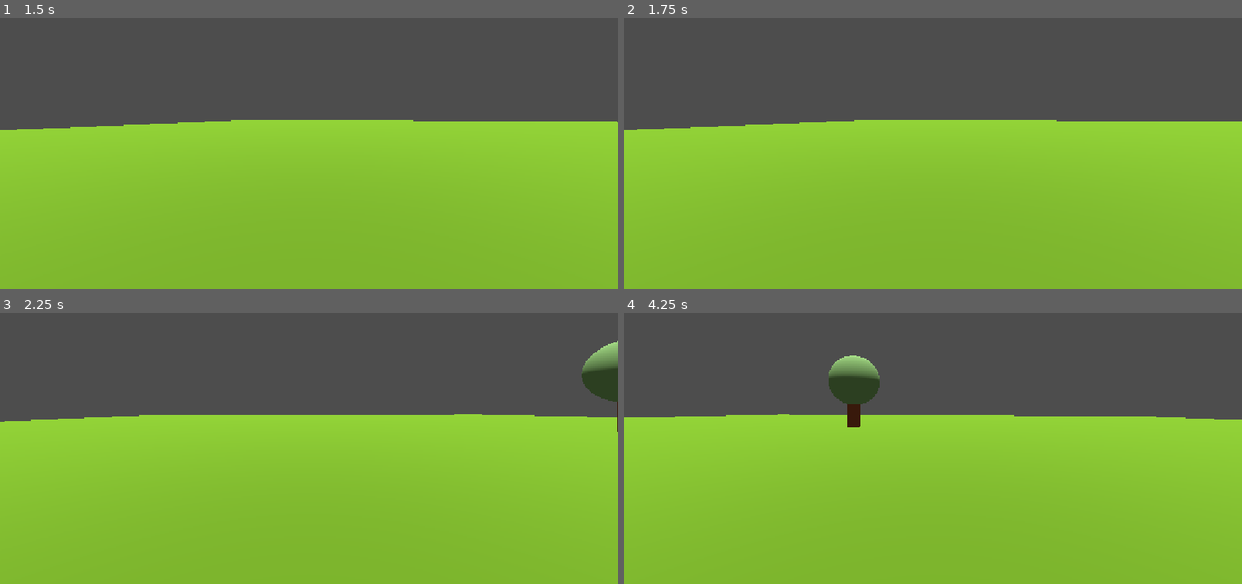
Above: before the commit, frames 1-4 (two rows, left to right).
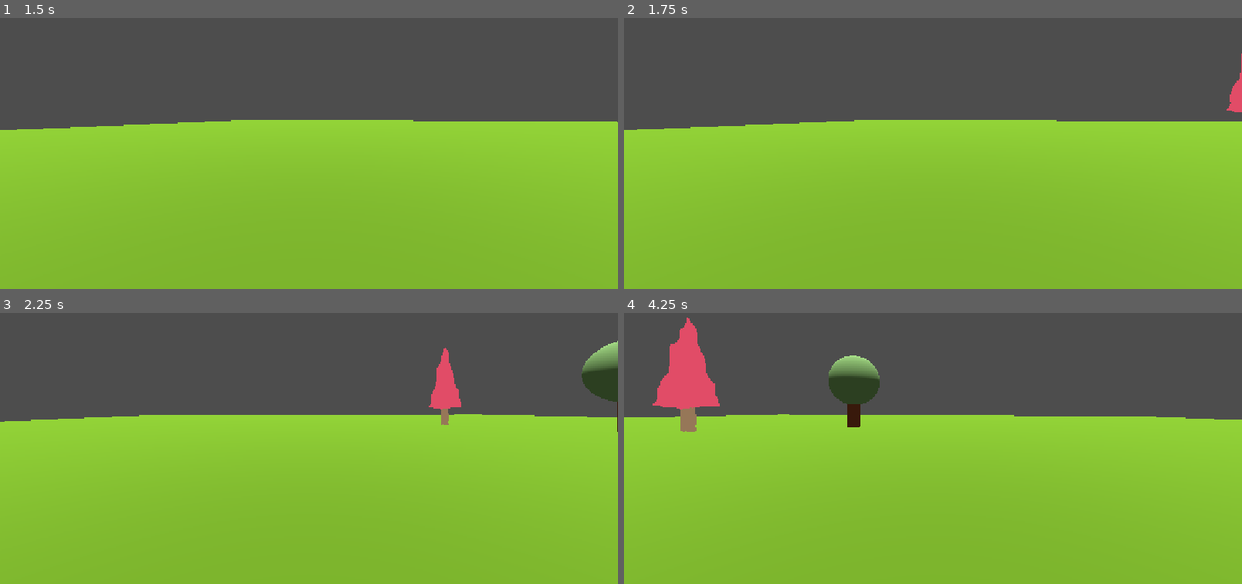
Above: after the commit, the same moments.

Repository: flatweb/gamejam4photo
Game: Godot game, scene res://root.tscn
The game is run twice, just before and just after one commit, with the same random seed, the same clock (stepped at 60 frames per second) and the same inputs.
Inputs:
- Up to frame 1 (1.5 s): tap Enter (ui_accept) at 0.5, 0.77 s; hold Right (right) 0.53-1.28 s; hold Up (front) 0.53-1.28 s; hold Down (back) from 1.28 s (still down); tap Up (front) at 1.35 s
- Up to frame 2 (1.75 s): keep holding Down (back); tap Enter (ui_accept) at 1.52 s
- Up to frame 3 (2.25 s): release Down (back) at 2.03 s; hold Right (right) from 2.03 s (still down); hold Up (front) from 2.03 s (still down)
- Up to frame 4 (4.25 s): release Up (front) at 2.78 s; tap Up (front) at 2.85 s; tap Enter (ui_accept) at 3.02, 3.77 s; release Right (right) at 3.53 s; hold Left (left) from 3.53 s (still down); hold Up (front) from 3.53 s (still down)

Frame 1 is identical in both runs. In frame 2, 0.2% of the frame differs, in the area x 97-100%, y 13-35%; in frame 3, 0.7%; in frame 4, 2.2%, in the area x 4-16%, y 1-44%.

Commit message:
création dossiers, scene sapin2d

Diff:
--- /dev/null
+++ b/ASSETS/SCENES/sapin_2d.tscn
@@ -0,0 +1,15 @@
+[gd_scene format=3 uid="uid://cbndpx1i6vgww"]
+
+[ext_resource type="Texture2D" uid="uid://kn20qpgs1bmd" path="res://ASSETS/TEXTURES/sketch_sapin.png" id="1_r8vaa"]
+
+[node name="Sapin2D" type="Node3D" unique_id=1129343268]
+
+[node name="Sprite3D" type="Sprite3D" parent="." unique_id=1374288649]
+transform = Transform3D(6, 0, 0, 0, 6, 0, 0, 0, 6, 0.023890227, 3.7707353, 0)
+texture_filter = 0
+texture = ExtResource("1_r8vaa")
+
+[node name="Sprite3D2" type="Sprite3D" parent="." unique_id=1524749605]
+transform = Transform3D(-2.6226832e-07, 0, 6, 0, 6, 0, -6, 0, -2.6226832e-07, 0.023890227, 3.7707353, 0)
+texture_filter = 0
+texture = ExtResource("1_r8vaa")
--- a/espace_jeu.tscn
+++ b/espace_jeu.tscn
@@ -2,6 +2,7 @@
 
 [ext_resource type="Script" uid="uid://dwpg8fk75ly23" path="res://espace_jeu.gd" id="1_luu0b"]
 [ext_resource type="PackedScene" uid="uid://bhf03lo0trtd5" path="res://joueur.tscn" id="1_r28ko"]
+[ext_resource type="PackedScene" uid="uid://cbndpx1i6vgww" path="res://ASSETS/SCENES/sapin_2d.tscn" id="3_s3qqy"]
 
 [sub_resource type="Environment" id="Environment_vpl4w"]
 ambient_light_color = Color(0.68307734, 0.6830774, 0.68307734, 1)
@@ -66,3 +67,6 @@
 [node name="FeuillageTemp" type="MeshInstance3D" parent="Repere" unique_id=900419612]
 transform = Transform3D(1, 0, 0, 0, 1, 0, 0, 0, 1, -3.6089325, 3.8506174, 5.8252935)
 mesh = SubResource("SphereMesh_b8o0u")
+
+[node name="Sapin2D" parent="." unique_id=1129343268 instance=ExtResource("3_s3qqy")]
+transform = Transform3D(1, 0, 0, 0, 1, 0, 0, 0, 1, 4.9837456, 0, 0)
Binary file added: ASSETS/TEXTURES/sketch_sapin.png
Not shown, added: ASSETS/TEXTURES/sketch_sapin.png.import
